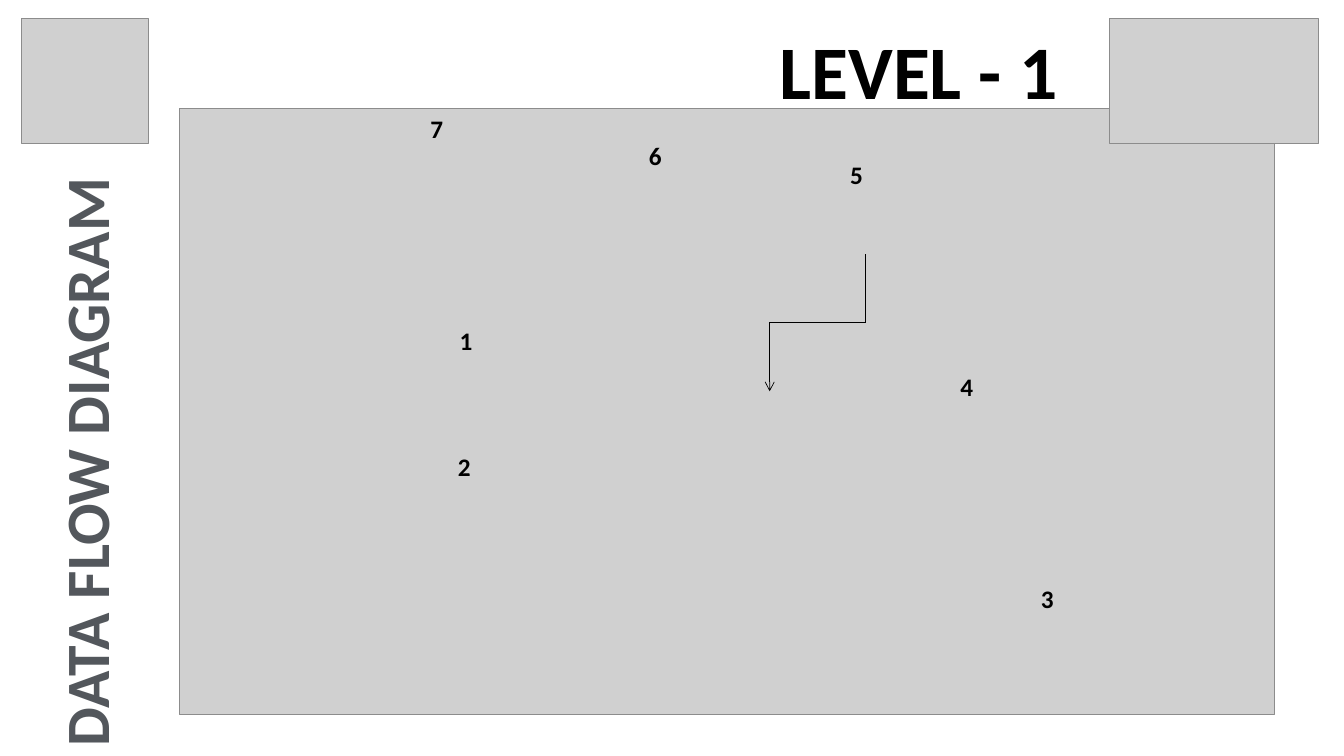
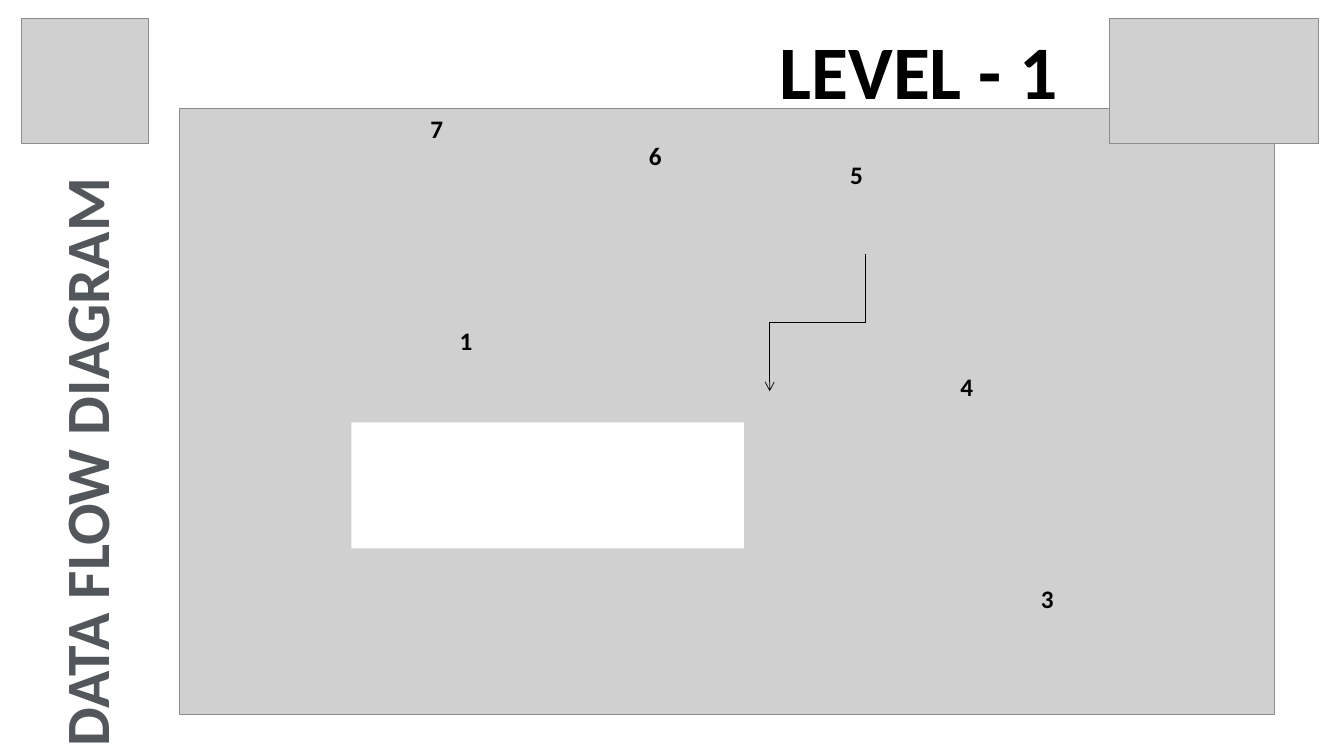
Before and after one commit to bhakon/Akshar, a slide deck: slide 14 of Documents/Presentaion/Project_Akshar_Presentation.pptx (slide 19 before the commit). Drawn at 1344x756 pixels with LibreOffice and Linux fonts; fonts in the diff are those of the drawing; grey boxes stand for pictures. Boxes give left, top, right and bottom in pixels: in the first picture for what was removed or moved away, otherwise in the second. Text is boxed around its words. In the diff, an @@ line names an element or a change of style, - is before the commit and + after.

```diff
--- a/Documents/Presentaion/Project_Akshar_Presentation.pptx
+++ b/Documents/Presentaion/Project_Akshar_Presentation.pptx
@@ rectangle added at [352, 422, 744, 548], fill #FFFFFF @@
@@ text removed at [458, 459, 471, 476] @@
-2
```
Also in this commit, not shown: 6 other slides changed, 5 slides added, 9 slides removed, 24 other files.
